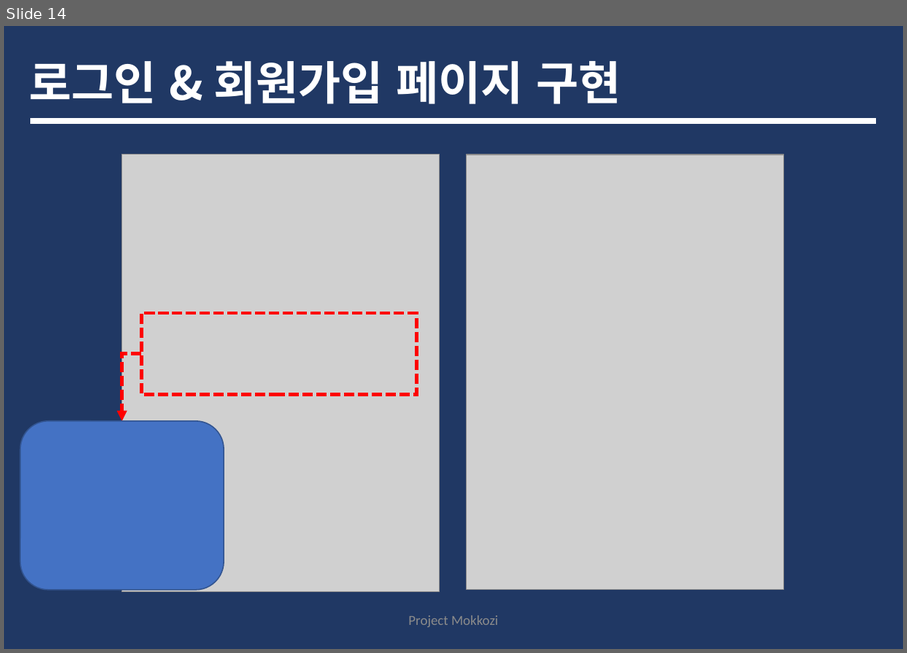
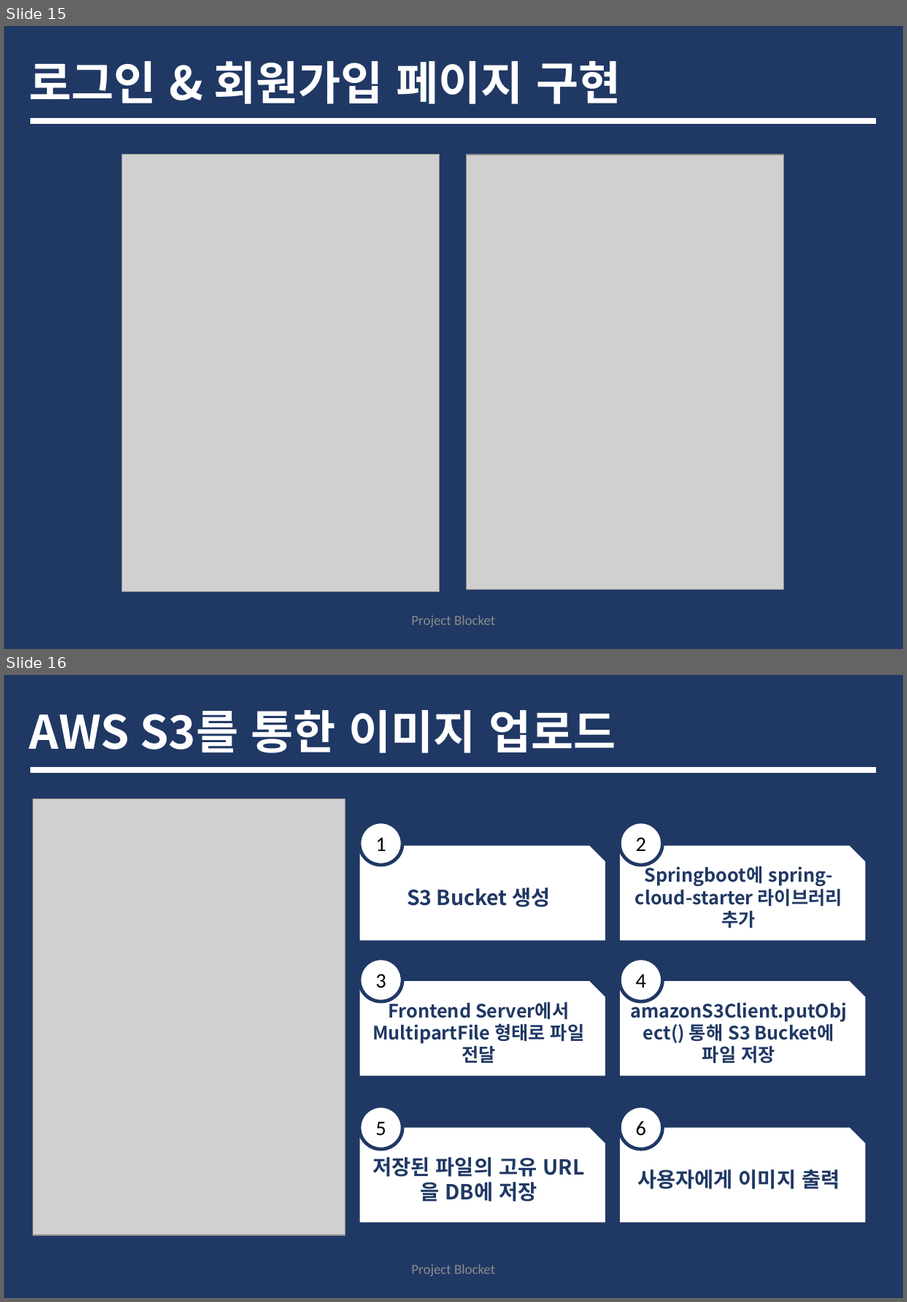
Before and after one commit to tofan0412/Algorithm, a slide deck: 취준/조웅현 포트폴리오.pptx. Shown one above the other, each under a label of ours: slide 14 before the commit, slides 15 and 16 after it. The pictures are 907x653 and 907x1302 pixels, drawn with LibreOffice and Linux fonts; fonts in the diff are those of the drawing; grey boxes stand for pictures. Boxes give left, top, right and bottom in pixels: in the first picture for what was removed or moved away, otherwise in the second. Text is boxed around its words. In the diff, an @@ line names an element or a change of style, - is before the commit and + after.

```diff
--- a/취준/조웅현 포트폴리오.pptx
+++ b/취준/조웅현 포트폴리오.pptx
@@ slide 16 added at (4, 675, 903, 1298), background #203864 @@
@@ title added at (30, 710, 616, 753), 40 pt, text #FFFFFF, bold @@
+AWS S3를 통한 이미지 업로드
@@ line added from (33, 771) to (873, 771), #FFFFFF 5 pt @@
@@ picture added at (33, 798, 346, 1235) @@
@@ ellipse added at (360, 822, 403, 866), fill #FFFFFF, outline #203864 3 pt, 18 pt, text #000000 @@
+1
@@ ellipse added at (620, 822, 663, 866), fill #FFFFFF, outline #203864 3 pt, 18 pt, text #000000 @@
+2
@@ snip rect added at (360, 845, 606, 940), fill #FFFFFF, 18 pt, text #203864, bold @@
+S3 Bucket 생성
@@ snip rect added at (620, 845, 866, 940), fill #FFFFFF, 16 pt, text #203864, bold @@
+Springboot에 spring-cloud-starter 라이브러리 추가
@@ ellipse added at (360, 958, 403, 1001), fill #FFFFFF, outline #203864 3 pt, 18 pt, text #000000 @@
+3
@@ ellipse added at (620, 958, 663, 1001), fill #FFFFFF, outline #203864 3 pt, 18 pt, text #000000 @@
+4
@@ snip rect added at (360, 982, 606, 1076), fill #FFFFFF, 16 pt, text #203864, bold @@
+Frontend Server에서 MultipartFile 형태로 파일 전달
@@ snip rect added at (620, 982, 866, 1076), fill #FFFFFF, 16 pt, text #203864, bold @@
+amazonS3Client.putObject() 통해 S3 Bucket에 파일 저장
@@ ellipse added at (360, 1106, 403, 1149), fill #FFFFFF, outline #203864 3 pt, 18 pt, text #000000 @@
+5
@@ ellipse added at (620, 1106, 663, 1149), fill #FFFFFF, outline #203864 3 pt, 18 pt, text #000000 @@
+6
@@ snip rect added at (360, 1128, 606, 1223), fill #FFFFFF, 18 pt, text #203864, bold @@
+저장된 파일의 고유 URL을 DB에 저장
@@ snip rect added at (620, 1128, 866, 1223), fill #FFFFFF, 18 pt, text #203864, bold @@
+사용자에게 이미지 출력
@@ text added at (411, 1264, 495, 1276), 12 pt, text #8C8C8C @@
+Project Blocket
@@ what was slide 14 is now slide 15 @@
@@ slide 15 changed as well @@
@@ rectangle removed at (142, 314, 416, 395) @@
@@ elbow arrow removed from (142, 354) to (122, 420) @@
@@ rounded rectangle removed at (21, 420, 224, 589) @@
@@ text at (411, 615, 495, 627): text changed @@
-Project Mokkozi
+Project Blocket
```
Also in this commit, not shown: 13 other slides changed, 12 other slides added.
